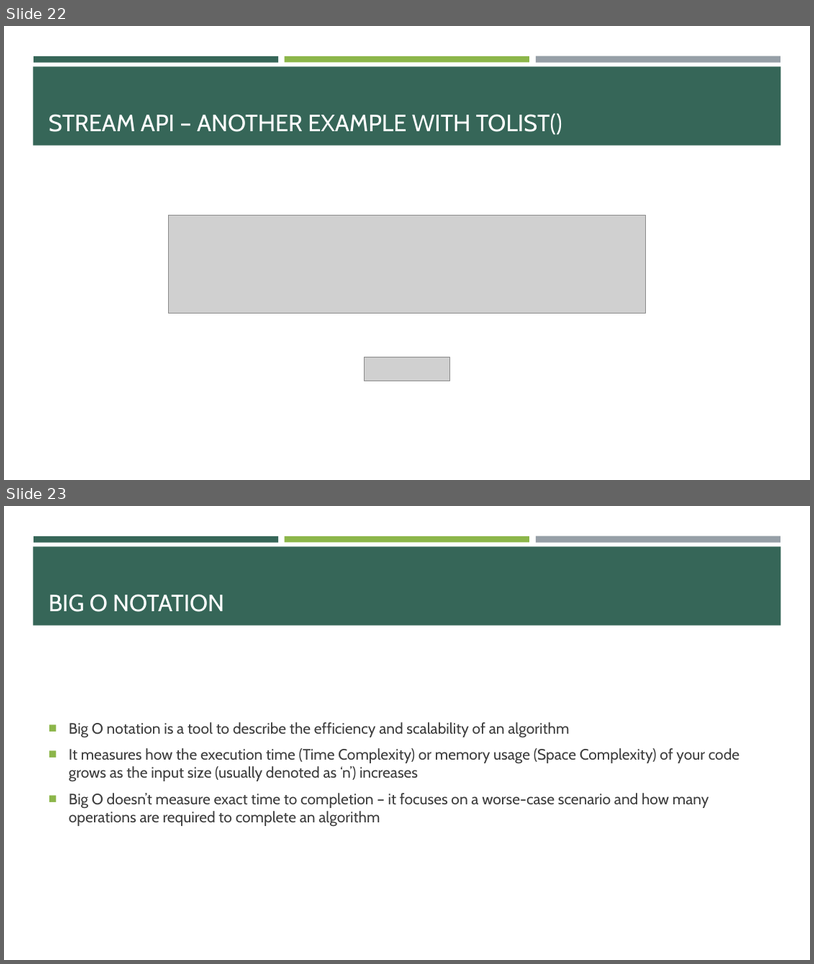
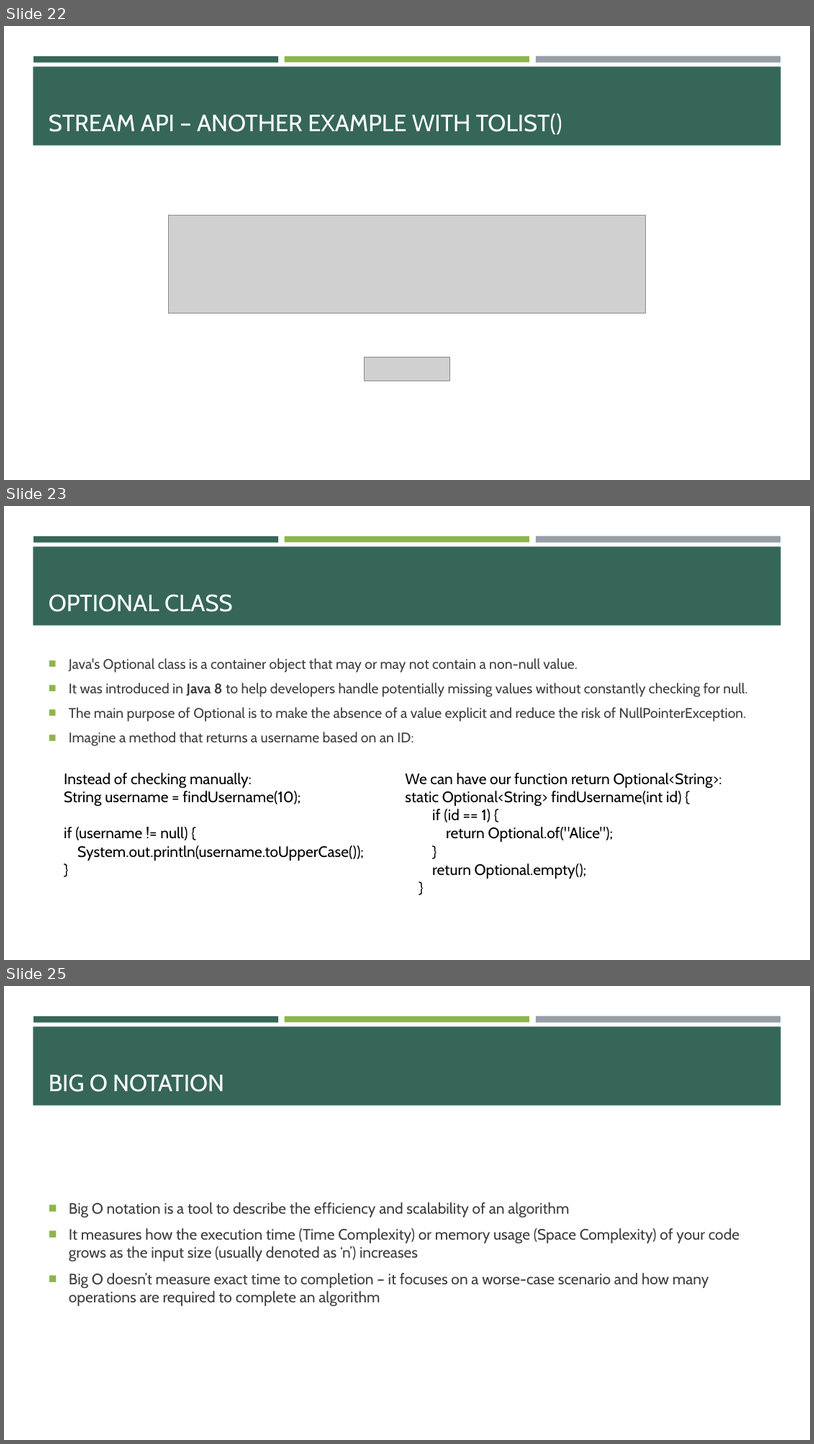
Before and after one commit to e-m-wilson/java-fs, a slide deck: Week_04/Advanced_Java_Design_Patterns_&_JDBC.pptx. Shown one above the other, each under a label of ours: slides 22 and 23 before the commit, slides 22, 23 and 25 after it; the slides between them are not shown. The pictures are 814x964 and 814x1444 pixels, drawn with LibreOffice and Linux fonts; fonts in the diff are those of the drawing; grey boxes stand for pictures. Boxes give left, top, right and bottom in pixels: in the first picture for what was removed or moved away, otherwise in the second. Text is boxed around its words. In the diff, an @@ line names an element or a change of style, - is before the commit and + after.

Commit message:
update

```diff
--- a/Week_04/Advanced_Java_Design_Patterns_&_JDBC.pptx
+++ b/Week_04/Advanced_Java_Design_Patterns_&_JDBC.pptx
@@ slide 23 added at [4,506,810,960], background #FFFFFF; not listed: 4 template elements that a slide beside it also shows @@
@@ title added at [49,594,233,612], 28 pt, text #FFFFFF @@
+OPTIONAL CLASS
@@ text added at [69,658,748,746], 16.6 pt, text #3D3D3D @@
+■ Java's Optional class is a container object that may or may not contain a non-null value.
+■ It was introduced in Java 8 to help developers handle potentially missing values without constantly checking for null.
+■ The main purpose of Optional is to make the absence of a value explicit and reduce the risk of NullPointerException.
+■ Imagine a method that returns a username based on an ID:
@@ text added at [64,772,364,860], 18 pt, text #000000 @@
+Instead of checking manually:
+String username = findUsername(10);
+if (username != null) {
+System.out.println(username.toUpperCase());
+}
@@ text added at [405,772,723,878], 18 pt, text #000000 @@
+We can have our function return Optional<String>:
+static Optional<String> findUsername(int id) {
+if (id == 1) {
+return Optional.of("Alice");
+}
+return Optional.empty();
+}
@@ what was slide 23 is now slide 25 @@
```
Also in this commit, not shown: 1 other slide added.
